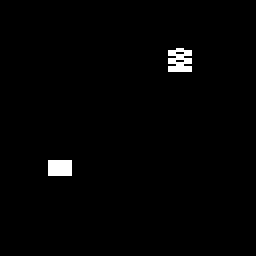
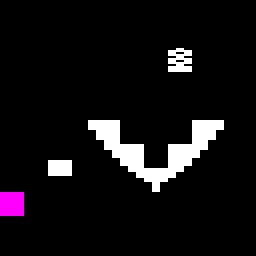
Two versions of the same layered image (256 x 256). Layer-by-layer changes:
painted on "Background" over [0, 120, 224, 216]
